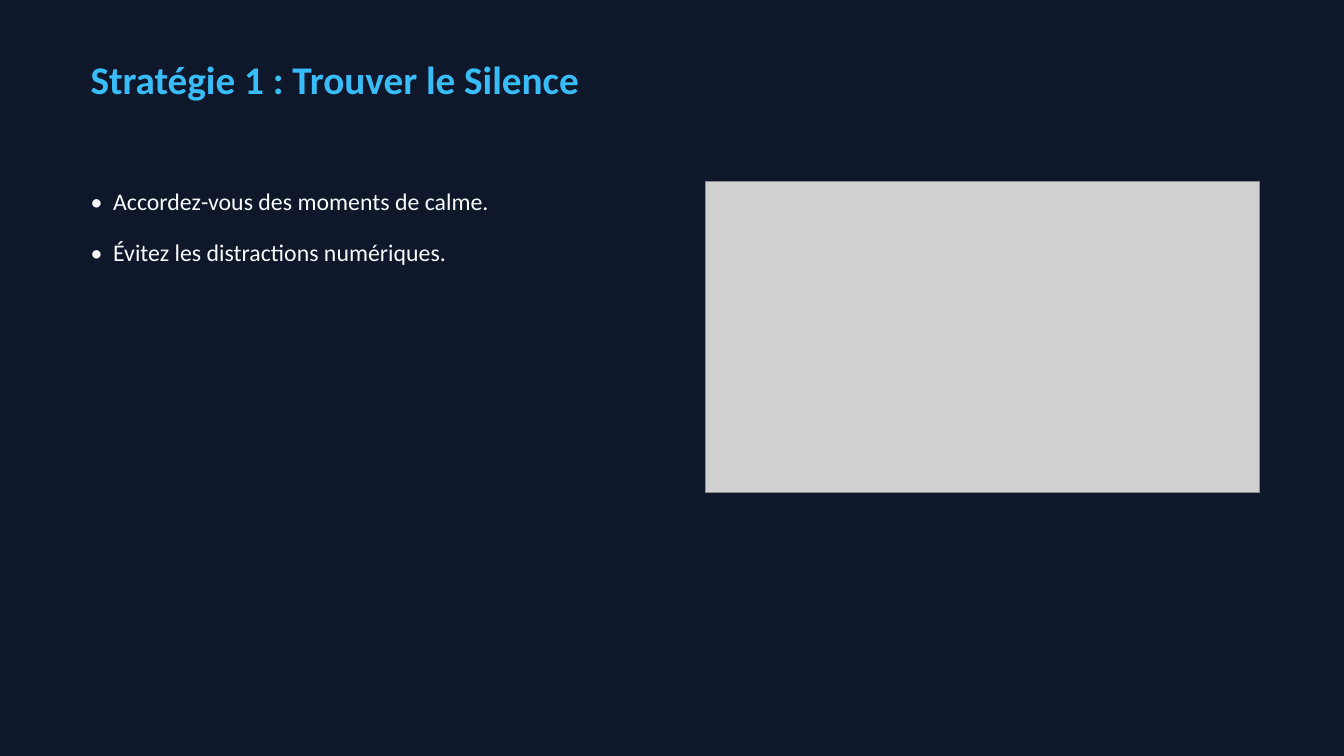
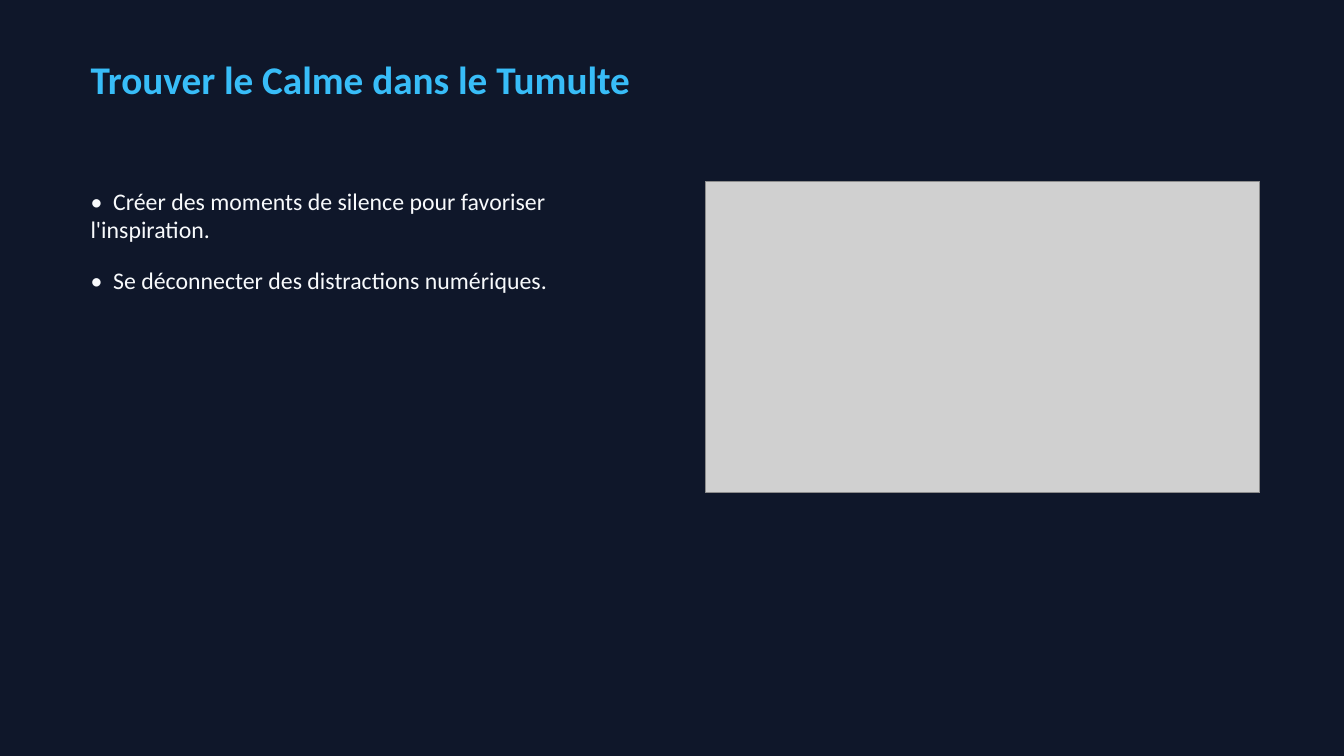
Before and after one commit to caroheymes/video-2-powerpoint-and-more, a slide deck: slide 2 of demo/output/presentation.pptx (slide 3 before the commit). Drawn at 1344x756 pixels with LibreOffice and Linux fonts; fonts in the diff are those of the drawing; grey boxes stand for pictures. Boxes give left, top, right and bottom in pixels: in the first picture for what was removed or moved away, otherwise in the second. Text is boxed around its words. In the diff, an @@ line names an element or a change of style, - is before the commit and + after.

```diff
--- a/demo/output/presentation.pptx
+++ b/demo/output/presentation.pptx
@@ text at <box>91,66,630,95</box>: text changed @@
-Stratégie 1 : Trouver le Silence
+Trouver le Calme dans le Tumulte
@@ text at <box>91,193,547,293</box>: text changed @@
-• Accordez-vous des moments de calme.
-• Évitez les distractions numériques.
+• Créer des moments de silence pour favoriser l'inspiration.
+• Se déconnecter des distractions numériques.
```
Also in this commit, not shown: 1 slide added, 6 slides removed, 6 other files.
